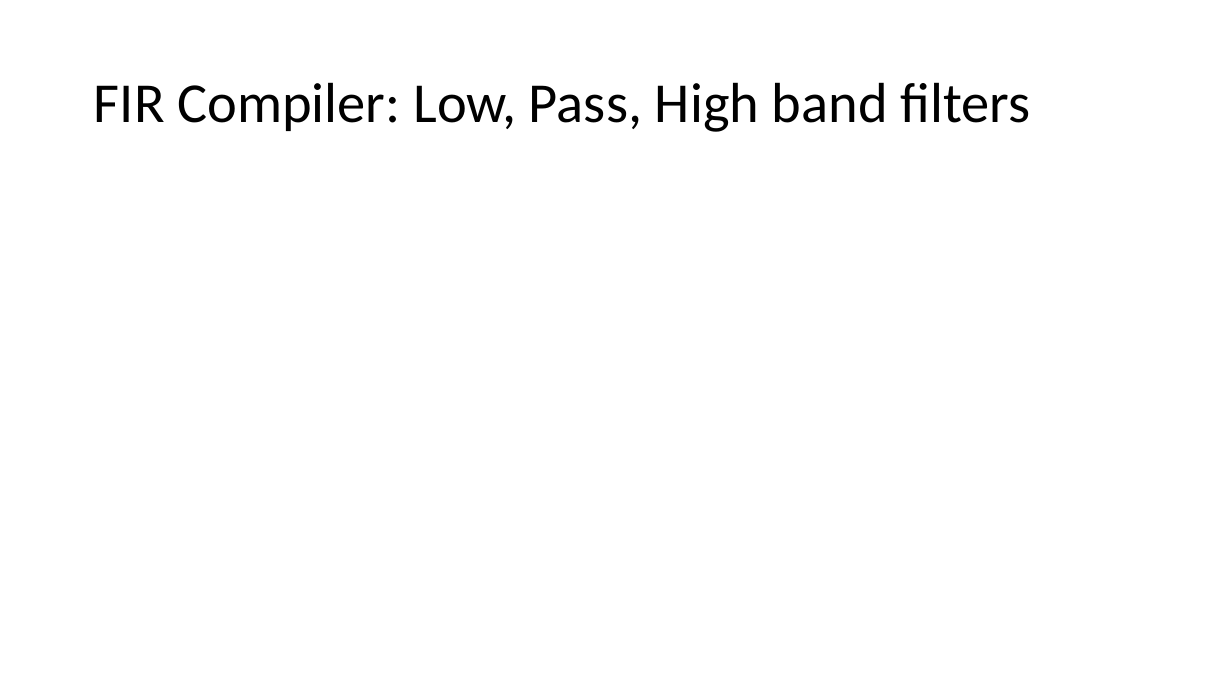
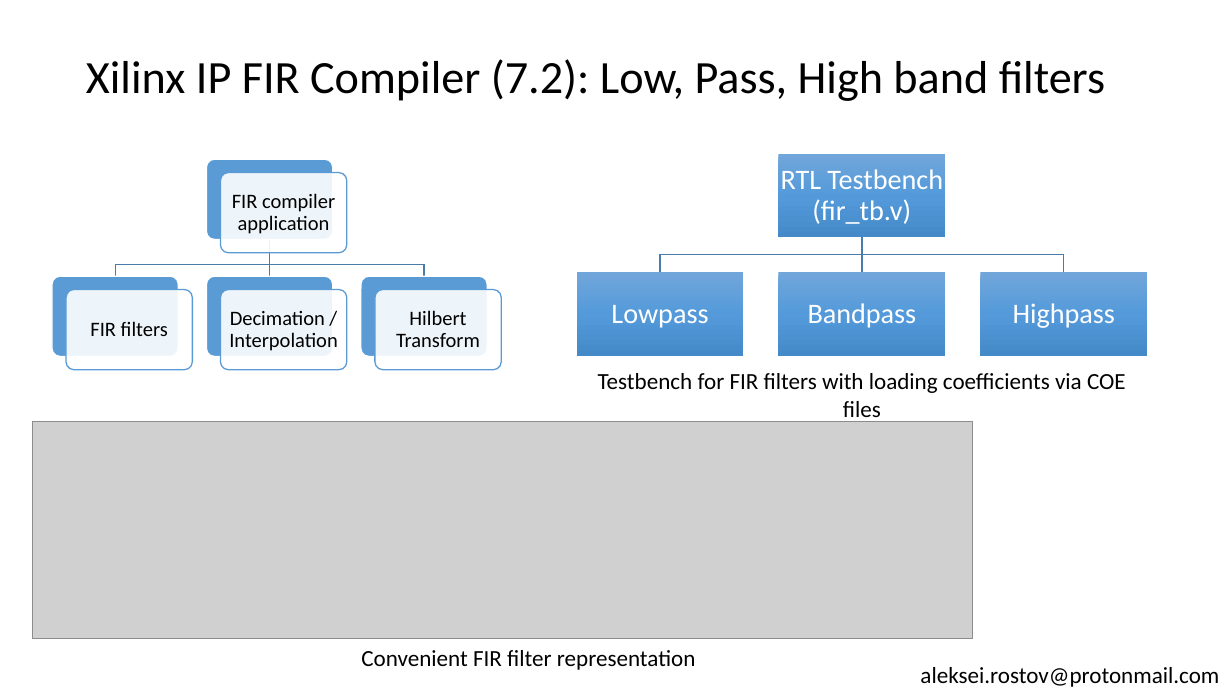
Before and after one commit to farbius/dsp_xilinx_ip, a slide deck: slide 4 of presentation/Xilinx IP cores for Digital Signal Processing.pptx (slide 3 before the commit). Drawn at 1232x693 pixels with LibreOffice and Linux fonts; fonts in the diff are those of the drawing; grey boxes stand for pictures. Boxes give left, top, right and bottom in pixels: in the first picture for what was removed or moved away, otherwise in the second. Text is boxed around its words. In the diff, an @@ line names an element or a change of style, - is before the commit and + after.

```diff
--- a/presentation/Xilinx IP cores for Digital Signal Processing.pptx
+++ b/presentation/Xilinx IP cores for Digital Signal Processing.pptx
@@ title at [86, 59, 1105, 101]: text changed; size 44 to 36 pt @@
-FIR Compiler: Low, Pass, High band filters
+Xilinx IP FIR Compiler (7.2): Low, Pass, High band filters
@@ group added at [52, 159, 502, 370]: 8 rounded rectangles, 4 texts, 3 freeform shapes @@
+FIR compiler application
+FIR filters
+Decimation / Interpolation
+Hilbert Transform
@@ group added at [577, 154, 1148, 356]: 4 rectangles, 4 texts, 3 freeform shapes @@
+RTL Testbench (fir_tb.v)
+Lowpass
+Bandpass
+Highpass
@@ text added at [598, 373, 1126, 424], 18 pt, text #000000 @@
+Testbench for FIR filters with loading coefficients via COE files
@@ picture added at [32, 422, 973, 639] @@
@@ text added at [361, 650, 695, 670], 18 pt, text #000000 @@
+Convenient FIR filter representation
@@ text added at [920, 667, 1219, 687], 18 pt, text #000000 @@
+aleksei.rostov@protonmail.com
```
Also in this commit, not shown: 6 other slides changed, 2 slides added, 2 slides removed, 5 other files.
